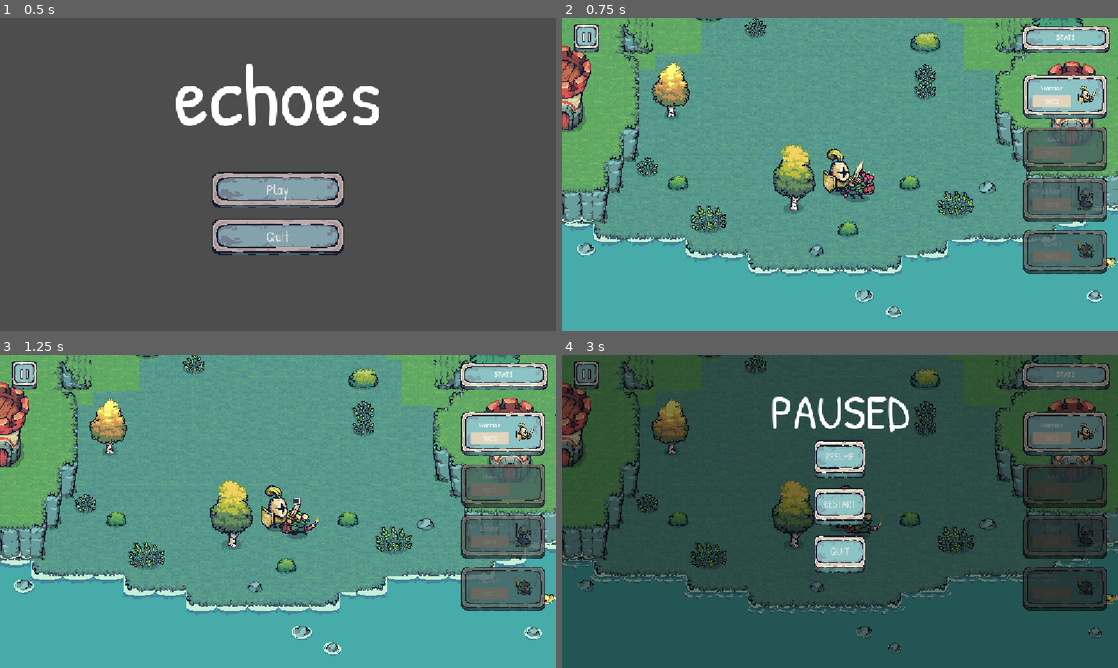
Above: before the commit, frames 1-4 (two rows, left to right).
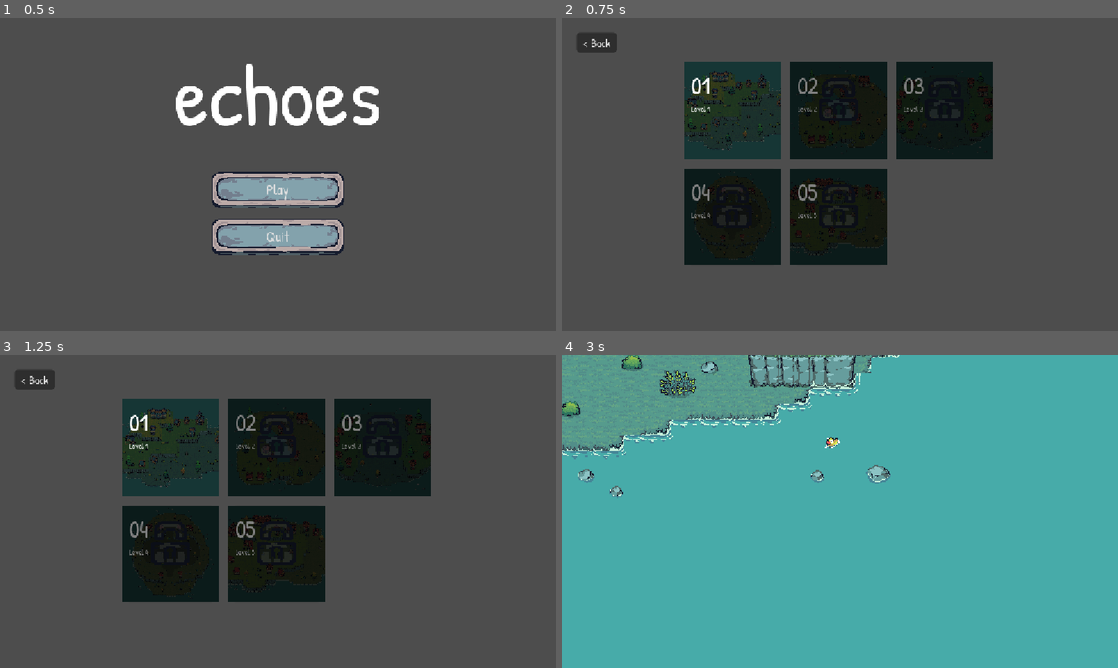
Above: after the commit, the same moments.

Repository: ccxavi/echoes
Game: Godot game, scene res://scenes/ui/mainMenu.tscn
Same seed, same stepped clock (60 frames per second), same inputs: the game is played once before the commit and once after it.
Inputs (mouse positions are in pixels of both pictures, inside the frame that each line leads up to):
- Up to frame 1 (0.5 s): no input
- Up to frame 2 (0.75 s): click "Play" at 0.5 s
- Up to frame 3 (1.25 s): no input
- Up to frame 4 (3 s): click (595, 380) at 1.25 s, where only the run after the commit has a clickable "< Back"; click (840, 527) at 2 s, where only the run after the commit has a clickable "Play"; click (734, 448) at 2.77 s

Frame 1 is identical in both runs. In frame 2, 97% of the frame differs, in the area x 0-100%, y 0-100%; in frame 3, 97%; in frame 4, 100%.

Commit message:
feat: level selection ui

Diff:
--- a/scenes/game.tscn
+++ b/scenes/game.tscn
@@ -7,6 +7,7 @@
 [ext_resource type="PackedScene" uid="uid://crptpm7brbr5u" path="res://scenes/characters/monk.tscn" id="5_p57ef"]
 [ext_resource type="PackedScene" uid="uid://d0buro6mkrfpt" path="res://scenes/characters/lancer.tscn" id="6_u5sy4"]
 [ext_resource type="PackedScene" uid="uid://f8a0hr62euxq" path="res://scenes/characters/goblin.tscn" id="7_gee14"]
+[ext_resource type="PackedScene" uid="uid://cdimmxll0i1dh" path="res://scenes/enemies/warrior.tscn" id="9_dinhu"]
 [ext_resource type="PackedScene" uid="uid://dbvl1xbqu22qb" path="res://scenes/ui/pauseMenu.tscn" id="10_kvpfn"]
 [ext_resource type="PackedScene" uid="uid://du6scg0nqprkx" path="res://scenes/ui/echoDeck.tscn" id="11_dinhu"]
 [ext_resource type="PackedScene" uid="uid://cawr06uafyh47" path="res://scenes/levels/island1.tscn" id="11_kvpfn"]
@@ -90,6 +91,8 @@
 
 [node name="tnt" parent="enemies" instance=ExtResource("11_kvuet")]
 
+[node name="Enemy" parent="enemies" instance=ExtResource("9_dinhu")]
+
 [node name="Island1" parent="." instance=ExtResource("11_kvpfn")]
 
 [node name="pauseMenu" parent="." instance=ExtResource("10_kvpfn")]
--- /dev/null
+++ b/scenes/ui/level_button.tscn
@@ -0,0 +1,93 @@
+[gd_scene load_steps=8 format=3 uid="uid://cog4bc2ovp2w4"]
+
+[ext_resource type="Script" uid="uid://dta76wg3o45wk" path="res://scripts/ui/level_selection/level_button.gd" id="1_d4lgq"]
+[ext_resource type="Texture2D" uid="uid://dmv52o1j2pm8j" path="res://assets/UI/Icons/Regular_10.png" id="2_0pgek"]
+[ext_resource type="FontFile" uid="uid://cv1b15ooyc2bc" path="res://assets/UI/fonts/PatrickHand-Regular.ttf" id="2_7ldk7"]
+
+[sub_resource type="StyleBoxFlat" id="StyleBoxFlat_7ldk7"]
+bg_color = Color(0, 0, 0, 0)
+corner_radius_top_left = 16
+corner_radius_top_right = 16
+corner_radius_bottom_right = 16
+corner_radius_bottom_left = 16
+
+[sub_resource type="StyleBoxFlat" id="StyleBoxFlat_4h6sh"]
+bg_color = Color(0, 0, 0, 0)
+corner_radius_top_left = 16
+corner_radius_top_right = 16
+corner_radius_bottom_right = 16
+corner_radius_bottom_left = 16
+
+[sub_resource type="StyleBoxFlat" id="StyleBoxFlat_yaxlp"]
+bg_color = Color(0, 0, 0, 0)
+border_width_left = 2
+border_width_top = 2
+border_width_right = 2
+border_width_bottom = 2
+border_color = Color(1.1638972, 1.1638972, 1.1638972, 1)
+corner_radius_top_left = 16
+corner_radius_top_right = 16
+corner_radius_bottom_right = 16
+corner_radius_bottom_left = 16
+
+[sub_resource type="StyleBoxFlat" id="StyleBoxFlat_y1ihy"]
+bg_color = Color(0, 0, 0, 0.19607843)
+corner_radius_top_left = 16
+corner_radius_top_right = 16
+corner_radius_bottom_right = 16
+corner_radius_bottom_left = 16
+
+[node name="LevelButton" type="Button"]
+custom_minimum_size = Vector2(200, 200)
+offset_right = 150.0
+offset_bottom = 150.0
+theme_override_styles/normal = SubResource("StyleBoxFlat_7ldk7")
+theme_override_styles/pressed = SubResource("StyleBoxFlat_4h6sh")
+theme_override_styles/hover = SubResource("StyleBoxFlat_yaxlp")
+theme_override_styles/disabled = SubResource("StyleBoxFlat_y1ihy")
+script = ExtResource("1_d4lgq")
+
+[node name="PreviewImage" type="TextureRect" parent="."]
+modulate = Color(0.3137255, 0.3137255, 0.3137255, 1)
+layout_mode = 1
+anchors_preset = 15
+anchor_right = 1.0
+anchor_bottom = 1.0
+grow_horizontal = 2
+grow_vertical = 2
+expand_mode = 1
+stretch_mode = 6
+
+[node name="MarginContainer" type="MarginContainer" parent="."]
+layout_mode = 0
+offset_right = 40.0
+offset_bottom = 40.0
+theme_override_constants/margin_left = 15
+theme_override_constants/margin_top = 15
+theme_override_constants/margin_right = 15
+theme_override_constants/margin_bottom = 15
+
+[node name="VBoxContainer" type="VBoxContainer" parent="MarginContainer"]
+layout_mode = 2
+
+[node name="LevelNumber" type="Label" parent="MarginContainer/VBoxContainer"]
+layout_mode = 2
+theme_override_fonts/font = ExtResource("2_7ldk7")
+theme_override_font_sizes/font_size = 48
+text = "00"
+horizontal_alignment = 1
+vertical_alignment = 2
+
+[node name="LevelTitle" type="Label" parent="MarginContainer/VBoxContainer"]
+layout_mode = 2
+text = "lorem ipsum"
+
+[node name="LockIcon" type="TextureRect" parent="."]
+visible = false
+layout_mode = 1
+anchors_preset = 15
+anchor_right = 1.0
+anchor_bottom = 1.0
+grow_horizontal = 2
+grow_vertical = 2
+texture = ExtResource("2_0pgek")
--- /dev/null
+++ b/scenes/ui/level_selection.tscn
@@ -0,0 +1,80 @@
+[gd_scene load_steps=12 format=3 uid="uid://epqqhjr3w3dk"]
+
+[ext_resource type="Script" uid="uid://b7n5fpj4u6eyb" path="res://scripts/ui/level_selection/level_select.gd" id="1_r4y5g"]
+[ext_resource type="Script" uid="uid://n0pqhlkmq3uw" path="res://scripts/ui/level_selection/level_data.gd" id="2_48dmm"]
+[ext_resource type="PackedScene" uid="uid://cog4bc2ovp2w4" path="res://scenes/ui/level_button.tscn" id="2_hvilc"]
+[ext_resource type="Resource" uid="uid://5r2ymentoryk" path="res://scripts/ui/level_selection/level_1.tres" id="3_hvilc"]
+[ext_resource type="Resource" uid="uid://bp2g0qgl6xum8" path="res://scripts/ui/level_selection/level_2.tres" id="5_yssoo"]
+[ext_resource type="Resource" uid="uid://diqgjkj2keqry" path="res://scripts/ui/level_selection/level_3.tres" id="6_iwede"]
+[ext_resource type="Resource" uid="uid://clb38ulg31by8" path="res://scripts/ui/level_selection/level_4.tres" id="7_tjon8"]
+[ext_resource type="Resource" uid="uid://bvy041yvv52i0" path="res://scripts/ui/level_selection/level_5.tres" id="8_bxy7t"]
+
+[sub_resource type="StyleBoxFlat" id="StyleBoxFlat_iwede"]
+bg_color = Color(0, 0, 0, 0.39215687)
+corner_radius_top_left = 8
+corner_radius_top_right = 8
+corner_radius_bottom_right = 8
+corner_radius_bottom_left = 8
+
+[sub_resource type="StyleBoxFlat" id="StyleBoxFlat_tjon8"]
+bg_color = Color(0, 0, 0, 0.78431374)
+
+[sub_resource type="StyleBoxFlat" id="StyleBoxFlat_bxy7t"]
+bg_color = Color(0, 0, 0, 0.5882353)
+border_width_left = 1
+border_width_top = 1
+border_width_right = 1
+border_width_bottom = 1
+border_color = Color(1, 1, 1, 1)
+corner_radius_top_left = 8
+corner_radius_top_right = 8
+corner_radius_bottom_right = 8
+corner_radius_bottom_left = 8
+
+[node name="LevelSelect" type="CanvasLayer"]
+script = ExtResource("1_r4y5g")
+level_button_scene = ExtResource("2_hvilc")
+levels = Array[ExtResource("2_48dmm")]([ExtResource("3_hvilc"), ExtResource("5_yssoo"), ExtResource("6_iwede"), ExtResource("7_tjon8"), ExtResource("8_bxy7t")])
+
+[node name="Label" type="Label" parent="."]
+offset_right = 40.0
+offset_bottom = 23.0
+
+[node name="Control" type="Control" parent="."]
+layout_mode = 3
+anchors_preset = 0
+offset_right = 40.0
+offset_bottom = 40.0
+
+[node name="BackButton" type="Button" parent="Control"]
+layout_mode = 0
+offset_left = 30.0
+offset_top = 30.0
+offset_right = 114.0
+offset_bottom = 72.0
+theme_override_font_sizes/font_size = 24
+theme_override_styles/normal = SubResource("StyleBoxFlat_iwede")
+theme_override_styles/pressed = SubResource("StyleBoxFlat_tjon8")
+theme_override_styles/hover = SubResource("StyleBoxFlat_bxy7t")
+text = "< Back"
+
+[node name="ScrollContainer" type="ScrollContainer" parent="."]
+anchors_preset = 8
+anchor_left = 0.5
+anchor_top = 0.5
+anchor_right = 0.5
+anchor_bottom = 0.5
+offset_left = -323.0
+offset_top = -232.0
+offset_right = 323.0
+offset_bottom = 232.0
+grow_horizontal = 2
+grow_vertical = 2
+size_flags_horizontal = 4
+size_flags_vertical = 4
+
+[node name="GridContainer" type="GridContainer" parent="ScrollContainer"]
+layout_mode = 2
+theme_override_constants/h_separation = 20
+theme_override_constants/v_separation = 20
+columns = 3
--- /dev/null
+++ b/scripts/ui/level_selection/level_1.tres
@@ -0,0 +1,10 @@
+[gd_resource type="Resource" script_class="LevelData" load_steps=3 format=3 uid="uid://5r2ymentoryk"]
+
+[ext_resource type="Script" uid="uid://n0pqhlkmq3uw" path="res://scripts/ui/level_selection/level_data.gd" id="1_ywqxg"]
+[ext_resource type="Texture2D" uid="uid://7pyn6d08rxju" path="res://assets/UI/level_previews/1.png" id="2_lb0ib"]
+
+[resource]
+script = ExtResource("1_ywqxg")
+scene_path = "res://scenes/levels/island1.tscn"
+texture = ExtResource("2_lb0ib")
+metadata/_custom_type_script = "uid://n0pqhlkmq3uw"
--- /dev/null
+++ b/scripts/ui/level_selection/level_2.tres
@@ -0,0 +1,13 @@
+[gd_resource type="Resource" script_class="LevelData" load_steps=3 format=3 uid="uid://bp2g0qgl6xum8"]
+
+[ext_resource type="Script" uid="uid://n0pqhlkmq3uw" path="res://scripts/ui/level_selection/level_data.gd" id="1_shoy7"]
+[ext_resource type="Texture2D" uid="uid://cb3qc5ims5pc2" path="res://assets/UI/level_previews/2.png" id="2_2p6gn"]
+
+[resource]
+script = ExtResource("1_shoy7")
+level_id = 2
+level_name = "Level 2"
+scene_path = "res://levels/level_2.tscn"
+locked = true
+texture = ExtResource("2_2p6gn")
+metadata/_custom_type_script = "uid://n0pqhlkmq3uw"
--- /dev/null
+++ b/scripts/ui/level_selection/level_3.tres
@@ -0,0 +1,13 @@
+[gd_resource type="Resource" script_class="LevelData" load_steps=3 format=3 uid="uid://diqgjkj2keqry"]
+
+[ext_resource type="Script" uid="uid://n0pqhlkmq3uw" path="res://scripts/ui/level_selection/level_data.gd" id="1_jjebl"]
+[ext_resource type="Texture2D" uid="uid://cbkc3lvaobkjs" path="res://assets/UI/level_previews/3.png" id="2_4bc7s"]
+
+[resource]
+script = ExtResource("1_jjebl")
+level_id = 3
+level_name = "Level 3"
+scene_path = "res://levels/level_3.tscn"
+locked = true
+texture = ExtResource("2_4bc7s")
+metadata/_custom_type_script = "uid://n0pqhlkmq3uw"
--- /dev/null
+++ b/scripts/ui/level_selection/level_4.tres
@@ -0,0 +1,13 @@
+[gd_resource type="Resource" script_class="LevelData" load_steps=3 format=3 uid="uid://clb38ulg31by8"]
+
+[ext_resource type="Script" uid="uid://n0pqhlkmq3uw" path="res://scripts/ui/level_selection/level_data.gd" id="1_ujhxh"]
+[ext_resource type="Texture2D" uid="uid://dk7lq5db3l7mf" path="res://assets/UI/level_previews/4.png" id="2_ll87c"]
+
+[resource]
+script = ExtResource("1_ujhxh")
+level_id = 4
+level_name = "Level 4"
+scene_path = "res://levels/level_4.tscn"
+locked = true
+texture = ExtResource("2_ll87c")
+metadata/_custom_type_script = "uid://n0pqhlkmq3uw"
--- /dev/null
+++ b/scripts/ui/level_selection/level_5.tres
@@ -0,0 +1,13 @@
+[gd_resource type="Resource" script_class="LevelData" load_steps=3 format=3 uid="uid://bvy041yvv52i0"]
+
+[ext_resource type="Script" uid="uid://n0pqhlkmq3uw" path="res://scripts/ui/level_selection/level_data.gd" id="1_pgdc0"]
+[ext_resource type="Texture2D" uid="uid://diweqeaavsf44" path="res://assets/UI/level_previews/5.png" id="2_acbdj"]
+
+[resource]
+script = ExtResource("1_pgdc0")
+level_id = 5
+level_name = "Level 5"
+scene_path = "res://levels/level_5.tscn"
+locked = true
+texture = ExtResource("2_acbdj")
+metadata/_custom_type_script = "uid://n0pqhlkmq3uw"
--- /dev/null
+++ b/scripts/ui/level_selection/level_button.gd
@@ -0,0 +1,61 @@
+extends Button
+
+@onready var level_num_lbl = $MarginContainer/VBoxContainer/LevelNumber
+@onready var level_title_lbl = $MarginContainer/VBoxContainer/LevelTitle
+@onready var lock_icon = $LockIcon
+# --- NEW ---
+@onready var preview_image = $PreviewImage
+
+var level_data: LevelData
+
+func _ready():
+	pivot_offset = size / 2
+	mouse_entered.connect(_on_hover)
+	mouse_exited.connect(_on_exit)
+	pressed.connect(_on_pressed)
+
+func setup(data: LevelData):
+	level_data = data
+
+	# Set text
+	level_num_lbl.text = str(data.level_id).pad_zeros(2) # Makes "1" into "01"
+	level_title_lbl.text = data.level_name
+
+	# --- NEW: Set Image ---
+	if data.texture:
+		preview_image.texture = data.texture
+	# Optional: Else set a default placeholder texture
+
+	# Handle Locked Status
+	if data.locked:
+		disabled = true
+		lock_icon.visible = true
+		# Dim the whole button including image and text
+		modulate = Color(0.5, 0.5, 0.5, 1.0)
+	else:
+		disabled = false
+		lock_icon.visible = false
+		modulate = Color.WHITE
+
+# ... (Rest of the functions: _on_pressed, _on_hover, _on_exit remain the same)
+
+func _on_pressed():
+	if level_data and not disabled:
+		AudioManager.play_sfx("ui_click") # Assuming you have this
+
+		# Optional: Small squash effect before changing scene
+		var tween = create_tween()
+		tween.tween_property(self, "scale", Vector2(0.95, 0.95), 0.1)
+		await tween.finished
+
+		get_tree().change_scene_to_file(level_data.scene_path)
+
+func _on_hover():
+	if disabled: return
+
+	#AudioManager.play_sfx("ui_hover", 0.1)
+
+func _on_exit():
+	if disabled: return
+	var tween = create_tween().set_trans(Tween.TRANS_CUBIC).set_ease(Tween.EASE_OUT)
+	tween.tween_property(self, "scale", Vector2(1.0, 1.0), 0.2)
--- /dev/null
+++ b/scripts/ui/level_selection/level_data.gd
@@ -0,0 +1,8 @@
+extends Resource
+class_name LevelData
+
+@export var level_id: int = 1
+@export var level_name: String = "Level 1"
+@export var scene_path: String = "res://levels/level_1.tscn"
+@export var locked: bool = false
+@export var texture: Texture2D # Preview image
--- /dev/null
+++ b/scripts/ui/level_selection/level_select.gd
@@ -0,0 +1,27 @@
+extends CanvasLayer
+
+@export var level_button_scene: PackedScene
+@export var levels: Array[LevelData]
+# Add the path to your Main Menu scene here
+@export var main_menu_path: String = "res://scenes/ui/mainMenu.tscn"
+
+@onready var back_button: Button = $Control/BackButton
+@onready var grid: GridContainer = $ScrollContainer/GridContainer
+
+func _ready():
+	# Clear any dummy children used for testing
+	for child in grid.get_children():
+		child.queue_free()
+
+	# Create a button for each level
+	for level in levels:
+		var btn = level_button_scene.instantiate()
+		grid.add_child(btn)
+		btn.setup(level)
+
+	# Connect the Back Button signal
+	back_button.pressed.connect(_on_back_pressed)
+
+func _on_back_pressed():
+	AudioManager.play_sfx("ui_click")
+	get_tree().change_scene_to_file(main_menu_path)
--- a/scripts/ui/mainMenu.gd
+++ b/scripts/ui/mainMenu.gd
@@ -7,7 +7,7 @@
 	pass
 
 func _on_play_pressed() -> void:
-	get_tree().change_scene_to_file("res://scenes/game.tscn")
+	get_tree().change_scene_to_file("res://scenes/ui/level_selection.tscn")
 
 func _on_quit_pressed() -> void:
 	get_tree().quit()
Binary file added: assets/UI/level_previews/1.png
Not shown, added: assets/UI/level_previews/1.png.import
Binary file added: assets/UI/level_previews/2.png
Not shown, added: assets/UI/level_previews/2.png.import
Binary file added: assets/UI/level_previews/3.png
Not shown, added: assets/UI/level_previews/3.png.import
Binary file added: assets/UI/level_previews/4.png
Not shown, added: assets/UI/level_previews/4.png.import
Binary file added: assets/UI/level_previews/5.png
Not shown, added: assets/UI/level_previews/5.png.import
Not shown: 1 places in scenes/game.tscn that only renumber resources
Not shown, added: scripts/ui/level_selection/level_button.gd.uid
(and 3 more such lines)
